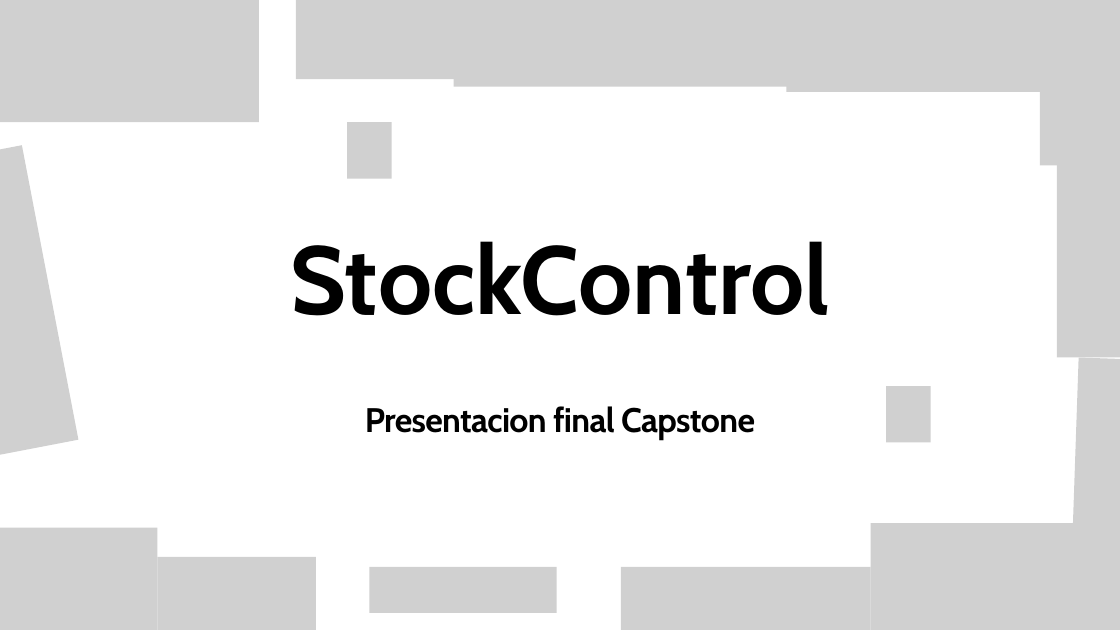
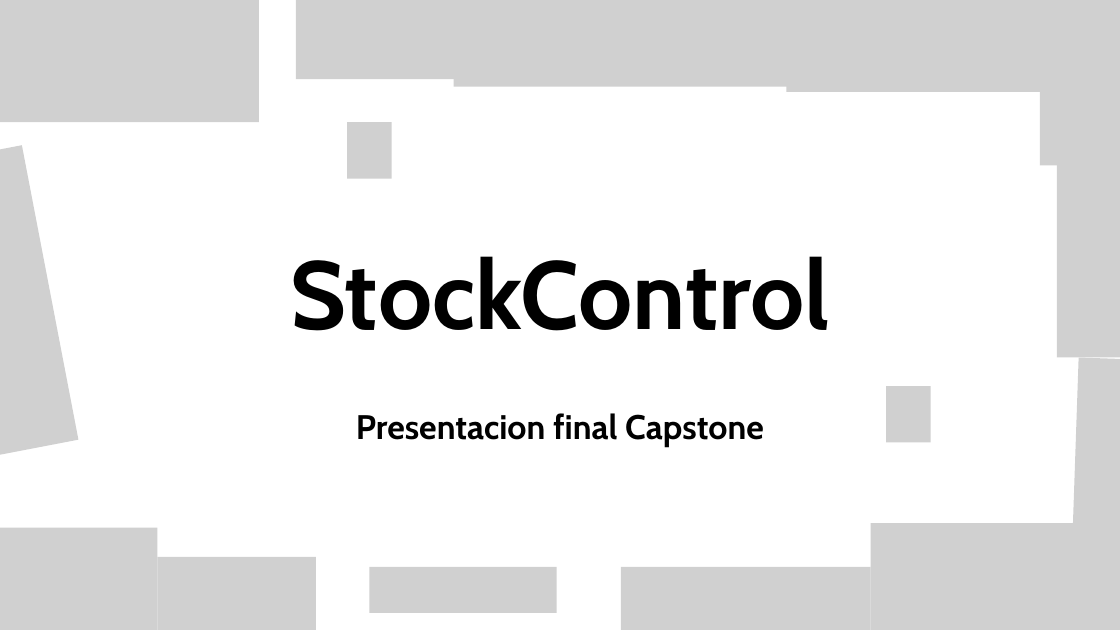
Before and after one commit to NovemiP/CP_PTY4614_4_EQP_4, a slide deck: slide 1 of Fase 2/Evidencias Proyecto/Presentacion Proyecto.pptx. Drawn at 1120x630 pixels with LibreOffice and Linux fonts; fonts in the diff are those of the drawing; grey boxes stand for pictures; background and template pictures are left out. Boxes give left, top, right and bottom in pixels: in the first picture for what was removed or moved away, otherwise in the second. Text is boxed around its words. In the diff, an @@ line names an element or a change of style, - is before the commit and + after.

```diff
--- a/Fase 2/Evidencias Proyecto/Presentacion Proyecto.pptx
+++ b/Fase 2/Evidencias Proyecto/Presentacion Proyecto.pptx
@@ text "StockControl" at (x1=290, y1=256, x2=830, y2=331): line spacing 120.3pt to 0.97 @@
@@ text "Presentacion final Capstone" at (x1=356, y1=413, x2=764, y2=447): letter spacing -0.9 to 0 pt; line spacing 43.8pt to 1 @@
```
Also in this commit, not shown: 12 other slides changed, 1 slide added, 1 slide removed.
